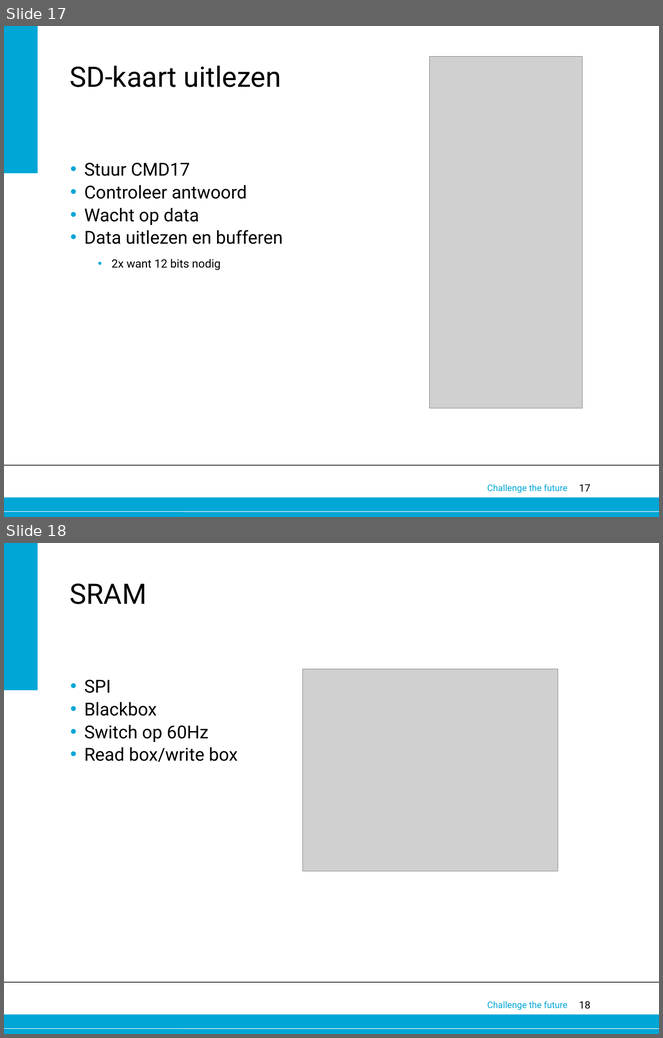
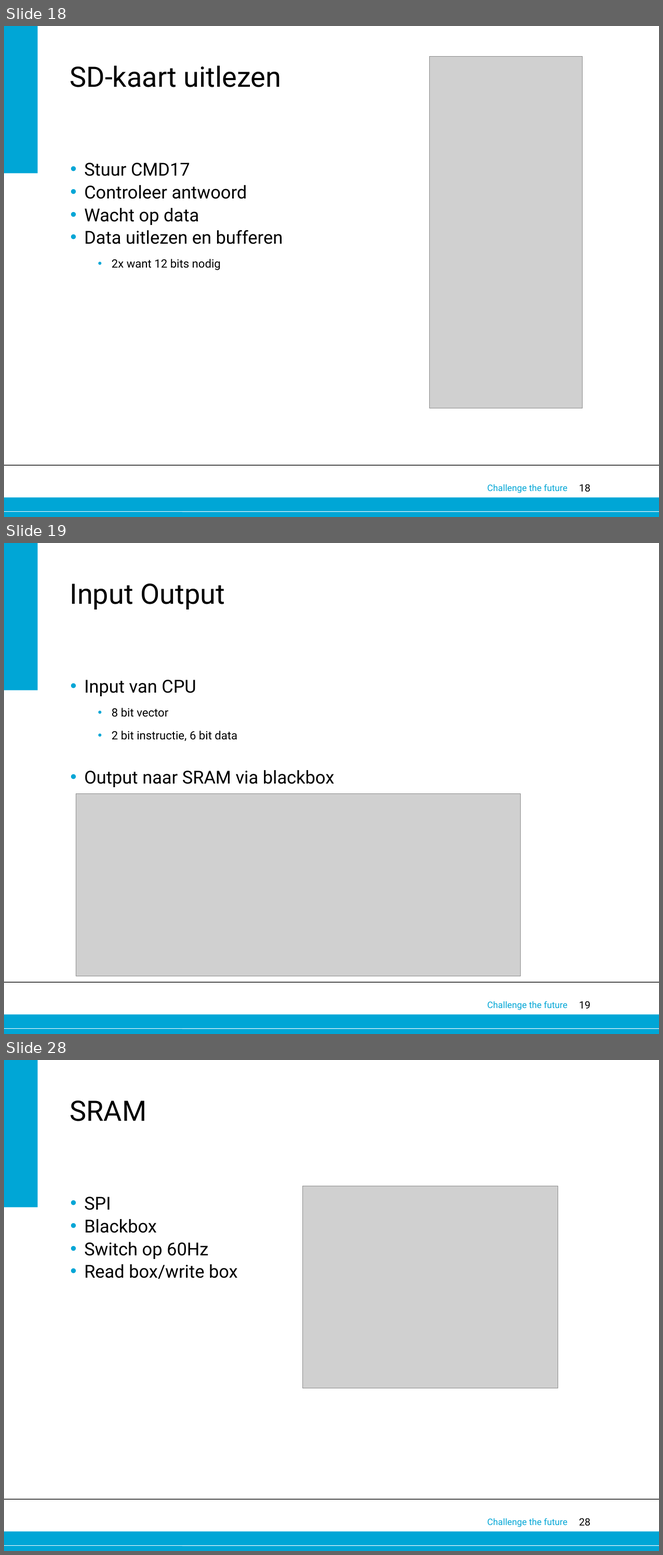
Before and after one commit to 0v3rf10w/epo3a5, a slide deck: Eindpresentatie.pptx. Shown one above the other, each under a label of ours: slides 17 and 18 before the commit, slides 18, 19 and 28 after it; the slides between them are not shown. The pictures are 663x1038 and 663x1555 pixels, drawn with LibreOffice and Linux fonts; fonts in the diff are those of the drawing; grey boxes stand for pictures; background and template pictures are left out. Boxes give left, top, right and bottom in pixels: in the first picture for what was removed or moved away, otherwise in the second. Text is boxed around its words. In the diff, an @@ line names an element or a change of style, - is before the commit and + after.

```diff
--- a/Eindpresentatie.pptx
+++ b/Eindpresentatie.pptx
@@ slide 19 added at <box>4,543,659,1034</box>, background #FFFFFF; not listed: 6 template elements that a slide beside it also shows @@
@@ title added at <box>70,584,225,610</box>, 44 pt, text #000000 @@
+Input Output
@@ text added at <box>84,680,335,787</box>, 28 pt, text #000000 @@
+• Input van CPU
+  • 8 bit vector
+  • 2 bit instructie, 6 bit data
+• Output naar SRAM via blackbox
@@ picture added at <box>76,794,521,977</box> @@
@@ what was slide 17 is now slide 18 @@
@@ page number at <box>579,485,591,492</box>: text changed @@
-17
+18
@@ what was slide 18 is now slide 28 @@
@@ page number at <box>579,1518,591,1526</box>: text changed @@
-18
+28
```
Also in this commit, not shown: 1 slide changed, 9 other slides added.
